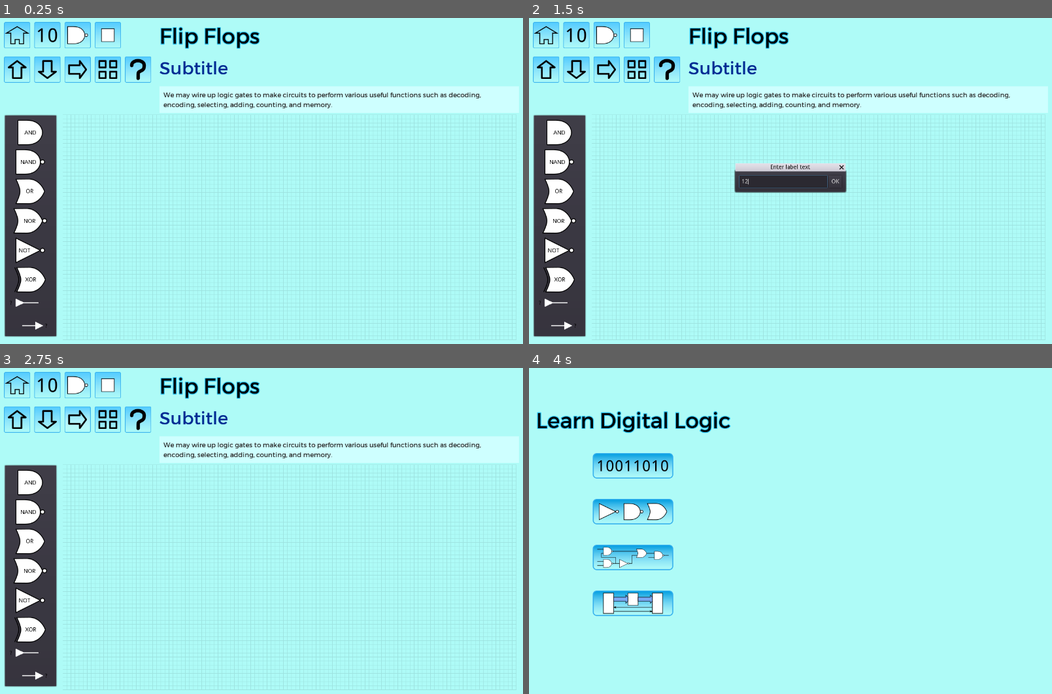
Above: before the commit, frames 1-4 (two rows, left to right).
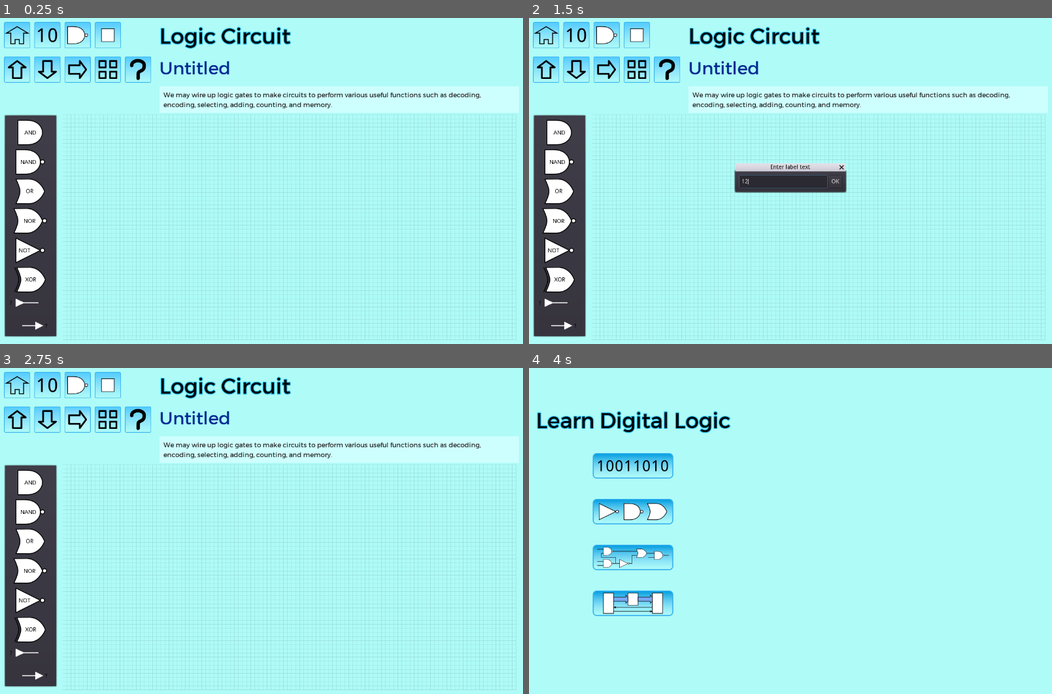
Above: after the commit, the same moments.

Repository: andrew-wilkes/digital-logic
Game: Godot game, scene res://Logic.tscn
The game is run twice, just before and just after one commit, with the same random seed, the same clock (stepped at 60 frames per second) and the same inputs. This scene is started directly instead of the project's main scene.
Inputs (mouse positions are in pixels of both pictures, inside the frame that each line leads up to):
- Up to frame 1 (0.25 s): no input
- Up to frame 2 (1.5 s): click "?" at 0.5 s; click (785, 181) at 1.27 s; type "12" at 1.35 s
- Up to frame 3 (2.75 s): click (78, 420) at 2 s
- Up to frame 4 (4 s): click (607, 420) at 2.75 s; click (544, 384) at 3.5 s

The runs differ from the first frame. In frame 1, 1.2% of the frame differs, in the area x 30-56%, y 2-18%; in frame 2, 1.2%; in frame 3, 1.2%; in frame 4, nothing differs.

Commit message:
Display circuit name

Diff:
--- a/game/Circuit.gd
+++ b/game/Circuit.gd
@@ -2,7 +2,7 @@
 
 const CELL_MARGIN = 4
 
-export var DEBUG = true
+signal title_changed(title)
 
 var part
 var part_to_delete
@@ -13,7 +13,6 @@
 var max_point: Vector2
 var panning = false
 var pan_pos
-var title = ""
 var cid = ""
 var goff
 
@@ -249,18 +248,20 @@
 		load_scene()
 
 
-func save_scene(_title = ""):
-	if _title.empty():
-		_title = "Item"
+func save_scene(title = ""):
 	if cid.empty():
 		cid = get_circuit_id()
-		title = _title
+		if title.empty():
+			title = "Untitled"
+	else:
+		title = g.circuits[cid].title
 	var off = $Parts.position
 	var circuit = {
 		"title": title,
 		"parts": [],
 		"offset": { "x": off.x, "y": off.y }
 	}
+	emit_signal("title_changed", title)
 	var scene = PackedScene.new()
 	var node = $Parts.duplicate()
 	for ch in node.get_children():
@@ -329,7 +330,7 @@
 			id += 1
 	route_all_wires()
 	init_input_states()
-	title = circuit.title
+	emit_signal("title_changed", circuit.title)
 
 
 func init_input_states():
--- a/game/Logic.gd
+++ b/game/Logic.gd
@@ -35,3 +35,7 @@
 
 func show_help():
 	$c/Help.popup_centered()
+
+
+func _on_Circuit_title_changed(title):
+	find_node("Subtitle").text = title
--- a/game/Logic.tscn
+++ b/game/Logic.tscn
@@ -70,20 +70,20 @@
 "_edit_use_anchors_": false
 }
 
-[node name="Label" type="Label" parent="VBox/HBox/VBox2"]
+[node name="Title" type="Label" parent="VBox/HBox/VBox2"]
 margin_right = 880.0
 margin_bottom = 64.0
 custom_fonts/font = ExtResource( 3 )
 custom_colors/font_color = Color( 0, 0, 0, 1 )
-text = "Flip Flops"
+text = "Logic Circuit"
 
-[node name="Label2" type="Label" parent="VBox/HBox/VBox2"]
+[node name="Subtitle" type="Label" parent="VBox/HBox/VBox2"]
 margin_top = 84.0
 margin_right = 880.0
 margin_bottom = 137.0
 custom_fonts/font = ExtResource( 2 )
 custom_colors/font_color = Color( 0, 0.172549, 0.580392, 1 )
-text = "Subtitle"
+text = "Untitled"
 
 [node name="TextPanel" parent="VBox/HBox/VBox2" instance=ExtResource( 4 )]
 margin_top = 157.0
@@ -121,3 +121,4 @@
 popup_exclusive = true
 window_title = "Help"
 dialog_text = "Some text!"
+[connection signal="title_changed" from="VBox/HBox2/Circuit" to="." method="_on_Circuit_title_changed"]
--- /dev/null
+++ b/game/parts/lib/c2.tscn
@@ -0,0 +1,18 @@
+[gd_scene load_steps=3 format=2]
+
+[ext_resource path="res://parts/cOR.tscn" type="PackedScene" id=1]
+[ext_resource path="res://parts/Gate.gd" type="Script" id=2]
+
+[node name="Parts" type="Node2D"]
+
+[node name="OR74" type="Node2D" parent="." instance=ExtResource( 1 )]
+position = Vector2( 294, 230 )
+z_index = 1
+script = ExtResource( 2 )
+highlight_pin = true
+highlight_part = true
+moveable = true
+wireable = true
+show_state = false
+is_ext_input = false
+gate_type = "OR"
--- a/game/parts/lib/data.json
+++ b/game/parts/lib/data.json
@@ -1 +1 @@
-{"c1":{"offset":{"x":230,"y":40},"parts":[{"id":0,"label":"" …(102 unchanged characters)… "?","wires":[[2,0]]}],"title":"Nand"},"c3":{"offset":{"x":40,"y":-220},"parts":[ …(1276 unchanged characters)…
+{"c1":{"offset":{"x":230,"y":40},"parts":[{"id":0,"label":"" …(102 unchanged characters)… "?","wires":[[2,0]]}],"title":"Nand"},"c2":{"offset":{"x":0,"y":0},"parts":[{"id":0,"label":"","wires":[]}],"title":"OR"},"c3":{"offset":{"x":40,"y":-220},"parts":[ …(1276 unchanged characters)…
